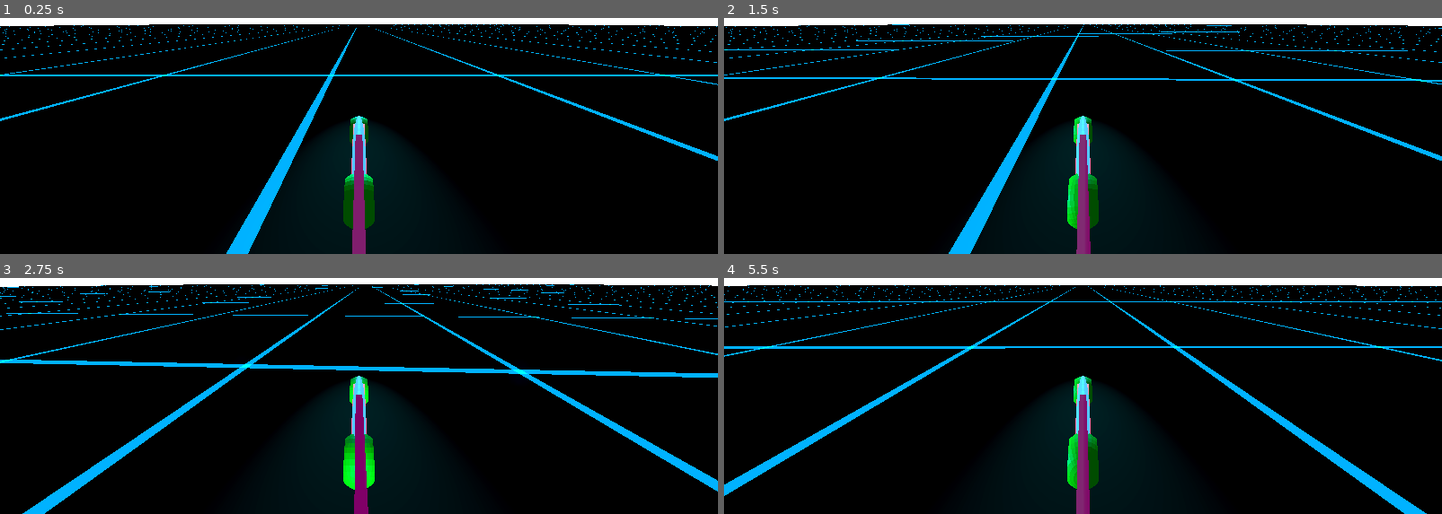
Above: before the commit, frames 1-4 (two rows, left to right).
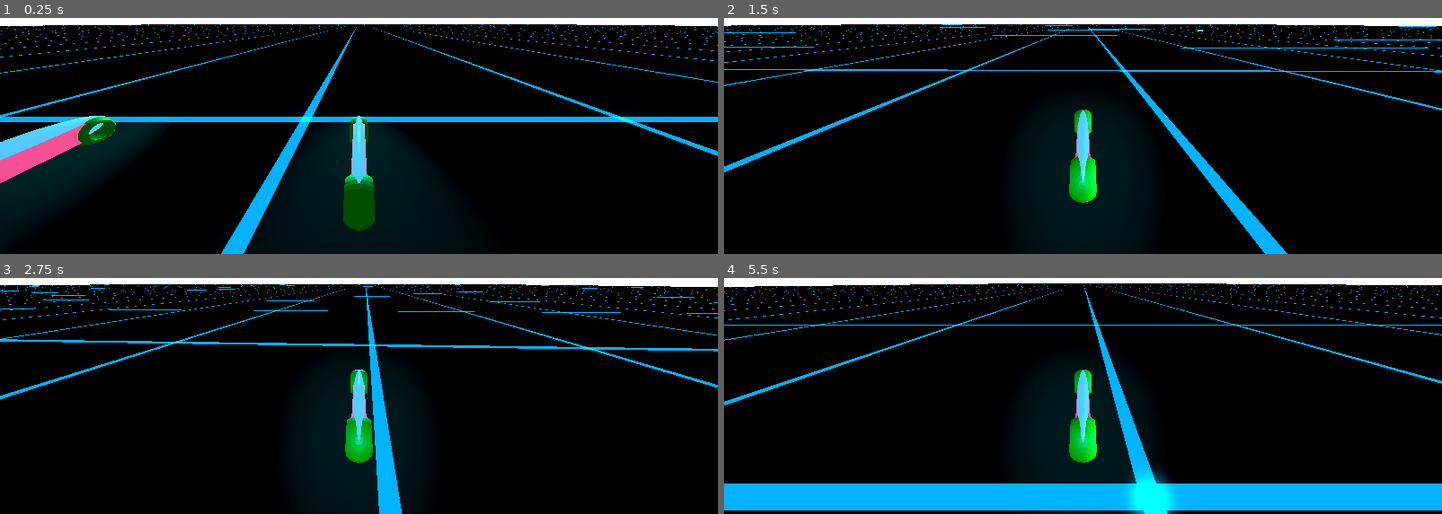
Above: after the commit, the same moments.

Repository: markcummins/godot-tron
Game: Godot game, scene res://Scenes/main.tscn
The game is run twice, just before and just after one commit, with the same random seed, the same clock (stepped at 60 frames per second) and the same inputs.
Inputs:
- Up to frame 1 (0.25 s): no input
- Up to frame 2 (1.5 s): hold D (turn_right) 0.53-1.28 s; hold Down (look_back, bound only after the commit) 0.53-1.28 s; hold S (move_backward) from 1.28 s (still down); tap Down (look_back, bound only after the commit) at 1.35 s
- Up to frame 3 (2.75 s): release S (move_backward) at 2.03 s; hold D (turn_right) from 2.03 s (still down); hold Down (look_back, bound only after the commit) from 2.03 s (still down)
- Up to frame 4 (5.5 s): release D (turn_right) at 2.78 s; release Down (look_back, bound only after the commit) at 2.78 s; hold W (move_forward) 2.78-3.53 s; tap Down (look_back, bound only after the commit) at 2.85, 4.35 s; hold Down (look_back, bound only after the commit) 3.53-4.28 s; hold A (turn_left) 3.53-5.03 s; hold S (move_backward) from 5.03 s (still down); hold Down (look_back, bound only after the commit) from 5.03 s (still down)

The runs differ from the first frame. In frame 1, 12% of the frame differs, in the area x 0-100%, y 2-100%; in frame 2, 9.5%; in frame 3, 11%; in frame 4, 20%.

Commit message:
Adding Bot Player LightCycles

Diff:
--- a/Scenes/LightCycle.tscn
+++ /dev/null
@@ -1,23 +0,0 @@
-[gd_scene load_steps=3 format=3 uid="uid://dmd31ug5s2vgo"]
-
-[ext_resource type="Script" path="res://Scripts/LightCycle.gd" id="1_kruft"]
-[ext_resource type="PackedScene" uid="uid://crpjddxtudeng" path="res://Scenes/LightCycleModel.tscn" id="2_r2gxy"]
-
-[node name="LightCycle" type="Node3D"]
-script = ExtResource("1_kruft")
-
-[node name="SpotLight3D" type="SpotLight3D" parent="."]
-transform = Transform3D(1, 0, 0, 0, 0.906308, 0.422618, 0, -0.422618, 0.906308, 0, 5, 10)
-light_color = Color(0.145098, 1, 1, 1)
-light_energy = 5.0
-light_indirect_energy = 3.0
-light_volumetric_fog_energy = 3.0
-light_specular = 2.0
-spot_range = 20.0
-spot_angle = 15.0
-
-[node name="LightCycleModel" parent="." instance=ExtResource("2_r2gxy")]
-
-[node name="Camera3D" type="Camera3D" parent="."]
-transform = Transform3D(-1, 1.51808e-08, -8.60946e-08, 0, 0.984808, 0.173648, 8.74228e-08, 0.173648, -0.984808, 0, 4, -4.5)
-fov = 100.0
--- /dev/null
+++ b/Scenes/LightCycleBot.tscn
@@ -0,0 +1,32 @@
+[gd_scene load_steps=5 format=3 uid="uid://cnbrvm3bpnmr4"]
+
+[ext_resource type="PackedScene" uid="uid://crpjddxtudeng" path="res://Scenes/LightCycleModel.tscn" id="1_6fokd"]
+[ext_resource type="Script" path="res://Scripts/LightCycleBot.gd" id="1_meleu"]
+[ext_resource type="AudioStream" uid="uid://cw85t0t54s3t2" path="res://Audio/engine.ogg" id="2_13jy1"]
+
+[sub_resource type="BoxShape3D" id="BoxShape3D_00eag"]
+
+[node name="LightCycleBot" type="Node3D"]
+script = ExtResource("1_meleu")
+
+[node name="SpotLight3D" type="SpotLight3D" parent="."]
+transform = Transform3D(1, 0, 0, 0, 0.906308, 0.422618, 0, -0.422618, 0.906308, 0, 5, 10)
+light_color = Color(0.145098, 1, 1, 1)
+light_energy = 5.0
+light_indirect_energy = 3.0
+light_volumetric_fog_energy = 3.0
+light_specular = 2.0
+spot_range = 20.0
+spot_angle = 15.0
+
+[node name="LightCycleModel" parent="." instance=ExtResource("1_6fokd")]
+
+[node name="AudioStreamPlayer3D" type="AudioStreamPlayer3D" parent="."]
+stream = ExtResource("2_13jy1")
+
+[node name="LightCycleCollider" type="Area3D" parent="."]
+transform = Transform3D(1, 0, 0, 0, 1, 0, 0, 0, 1, 0, 0, 2.50893)
+collision_mask = 3
+
+[node name="CollisionShape3D" type="CollisionShape3D" parent="LightCycleCollider"]
+shape = SubResource("BoxShape3D_00eag")
--- /dev/null
+++ b/Scenes/LightCyclePlayer.tscn
@@ -0,0 +1,40 @@
+[gd_scene load_steps=5 format=3 uid="uid://dmd31ug5s2vgo"]
+
+[ext_resource type="Script" path="res://Scripts/LightCyclePlayer.gd" id="1_sldun"]
+[ext_resource type="PackedScene" uid="uid://crpjddxtudeng" path="res://Scenes/LightCycleModel.tscn" id="2_r2gxy"]
+[ext_resource type="AudioStream" uid="uid://cw85t0t54s3t2" path="res://Audio/engine.ogg" id="3_5egcc"]
+
+[sub_resource type="BoxShape3D" id="BoxShape3D_00eag"]
+
+[node name="LightCyclePlayer" type="Node3D"]
+script = ExtResource("1_sldun")
+
+[node name="SpotLight3D" type="SpotLight3D" parent="."]
+transform = Transform3D(1, 0, 0, 0, 0.906308, 0.422618, 0, -0.422618, 0.906308, 0, 5, 10)
+light_color = Color(0.145098, 1, 1, 1)
+light_energy = 5.0
+light_indirect_energy = 3.0
+light_volumetric_fog_energy = 3.0
+light_specular = 2.0
+spot_range = 20.0
+spot_angle = 15.0
+
+[node name="LightCycleModel" parent="." instance=ExtResource("2_r2gxy")]
+
+[node name="CameraForwards" type="Camera3D" parent="."]
+transform = Transform3D(-1, 1.51808e-08, -8.60946e-08, 0, 0.984808, 0.173648, 8.74228e-08, 0.173648, -0.984808, 0, 4, -4.5)
+fov = 100.0
+
+[node name="CameraBackwards" type="Camera3D" parent="."]
+transform = Transform3D(1, 0, 0, 0, 0.984808, 0.173648, 0, -0.173648, 0.984808, 0, 4, 5.05612)
+fov = 100.0
+
+[node name="AudioStreamPlayer3D" type="AudioStreamPlayer3D" parent="."]
+stream = ExtResource("3_5egcc")
+
+[node name="LightCycleCollider" type="Area3D" parent="."]
+transform = Transform3D(1, 0, 0, 0, 1, 0, 0, 0, 1, 0, 0, 2.50893)
+collision_mask = 3
+
+[node name="CollisionShape3D" type="CollisionShape3D" parent="LightCycleCollider"]
+shape = SubResource("BoxShape3D_00eag")
--- a/Scenes/LightCycleScene.tscn
+++ /dev/null
@@ -1,13 +0,0 @@
-[gd_scene load_steps=4 format=3 uid="uid://bcvbx8ke04n3b"]
-
-[ext_resource type="PackedScene" uid="uid://dmd31ug5s2vgo" path="res://Scenes/LightCycle.tscn" id="1_3b5yv"]
-[ext_resource type="PackedScene" uid="uid://bj3g8tfas3mci" path="res://Scenes/LightCycleTrail.tscn" id="2_urxli"]
-[ext_resource type="Script" path="res://Scripts/LightCycleTrail.gd" id="3_ggoj7"]
-
-[node name="LightCycleScene" type="Node3D"]
-
-[node name="LightCycle" parent="." instance=ExtResource("1_3b5yv")]
-
-[node name="LightCycleTrail" parent="." instance=ExtResource("2_urxli")]
-transform = Transform3D(1, 0, 0, 0, 1, 0, 0, 0, 1, 0, -0.25, 0)
-script = ExtResource("3_ggoj7")
--- /dev/null
+++ b/Scenes/LightCycleSceneBot.tscn
@@ -0,0 +1,10 @@
+[gd_scene load_steps=3 format=3 uid="uid://b4v44wio4k8bo"]
+
+[ext_resource type="PackedScene" uid="uid://cnbrvm3bpnmr4" path="res://Scenes/LightCycleBot.tscn" id="1_5udw2"]
+[ext_resource type="PackedScene" uid="uid://bj3g8tfas3mci" path="res://Scenes/LightCycleTrail.tscn" id="3_f7mgk"]
+
+[node name="LightCycleSceneBot" type="Node3D"]
+
+[node name="LightCycleBot" parent="." instance=ExtResource("1_5udw2")]
+
+[node name="LightCycleTrail" parent="." instance=ExtResource("3_f7mgk")]
--- /dev/null
+++ b/Scenes/LightCycleScenePlayer.tscn
@@ -0,0 +1,10 @@
+[gd_scene load_steps=3 format=3 uid="uid://bcvbx8ke04n3b"]
+
+[ext_resource type="PackedScene" uid="uid://dmd31ug5s2vgo" path="res://Scenes/LightCyclePlayer.tscn" id="1_3b5yv"]
+[ext_resource type="PackedScene" uid="uid://bj3g8tfas3mci" path="res://Scenes/LightCycleTrail.tscn" id="2_urxli"]
+
+[node name="LightCycleScenePlayer" type="Node3D"]
+
+[node name="LightCyclePlayer" parent="." instance=ExtResource("1_3b5yv")]
+
+[node name="LightCycleTrail" parent="." instance=ExtResource("2_urxli")]
--- a/Scenes/LightCycleTrail.tscn
+++ b/Scenes/LightCycleTrail.tscn
@@ -1,4 +1,6 @@
-[gd_scene load_steps=3 format=3 uid="uid://bj3g8tfas3mci"]
+[gd_scene load_steps=5 format=3 uid="uid://bj3g8tfas3mci"]
+
+[ext_resource type="Script" path="res://Scripts/LightCycleTrail.gd" id="1_pp276"]
 
 [sub_resource type="StandardMaterial3D" id="StandardMaterial3D_lmaoo"]
 albedo_color = Color(0.876353, 0.000282816, 0.794985, 1)
@@ -6,7 +8,18 @@
 [sub_resource type="BoxMesh" id="BoxMesh_t34py"]
 material = SubResource("StandardMaterial3D_lmaoo")
 
+[sub_resource type="BoxShape3D" id="BoxShape3D_6h5ha"]
+
 [node name="LightCycleTrail" type="Node3D"]
+script = ExtResource("1_pp276")
 
 [node name="MeshInstance3D" type="MeshInstance3D" parent="."]
+visible = false
 mesh = SubResource("BoxMesh_t34py")
+
+[node name="Area3D" type="Area3D" parent="."]
+
+[node name="CollisionShape3D" type="CollisionShape3D" parent="Area3D"]
+shape = SubResource("BoxShape3D_6h5ha")
+
+[connection signal="area_entered" from="Area3D" to="." method="_on_area_3d_area_entered"]
--- a/Scenes/main.tscn
+++ b/Scenes/main.tscn
@@ -1,6 +1,7 @@
-[gd_scene load_steps=6 format=3 uid="uid://bt0sdmu5kl0da"]
+[gd_scene load_steps=7 format=3 uid="uid://bt0sdmu5kl0da"]
 
-[ext_resource type="PackedScene" uid="uid://bcvbx8ke04n3b" path="res://Scenes/LightCycleScene.tscn" id="1_efkne"]
+[ext_resource type="PackedScene" uid="uid://bcvbx8ke04n3b" path="res://Scenes/LightCycleScenePlayer.tscn" id="1_efkne"]
+[ext_resource type="PackedScene" uid="uid://b4v44wio4k8bo" path="res://Scenes/LightCycleSceneBot.tscn" id="2_0wjhb"]
 [ext_resource type="Material" uid="uid://jmqg7fvfm40a" path="res://Materials/floor.tres" id="2_thesr"]
 
 [sub_resource type="Environment" id="Environment_jl37f"]
@@ -27,8 +28,11 @@
 light_indirect_energy = 2.0
 light_volumetric_fog_energy = 4.0
 
-[node name="Player" parent="." instance=ExtResource("1_efkne")]
-transform = Transform3D(1, 0, 0, 0, 1, 0, 0, 0, 1, 0, 0.669, 0)
+[node name="LightCycleScenePlayer" parent="." instance=ExtResource("1_efkne")]
+transform = Transform3D(1, 0, 0, 0, 1, 0, 0, 0, 1, 0, 0.5, 0)
+
+[node name="LightCycleSceneBot" parent="." instance=ExtResource("2_0wjhb")]
+transform = Transform3D(1, 0, 0, 0, 1, 0, 0, 0, 1, 10, 0.5, 0)
 
 [node name="Floor" type="MeshInstance3D" parent="."]
 mesh = SubResource("PlaneMesh_31kjp")
@@ -37,5 +41,3 @@
 
 [node name="CollisionShape3D" type="CollisionShape3D" parent="Floor/StaticBody3D"]
 shape = SubResource("ConcavePolygonShape3D_rkgdr")
-
-[node name="SpotLight3D" type="SpotLight3D" parent="."]
--- a/Scripts/LightCycle.gd
+++ /dev/null
@@ -1,39 +0,0 @@
-extends Node3D
-
-@export var max_speed: float = 60.0
-@export var min_speed: float = 40.0
-@export var friction: float = 2.0
-@export var acceleration: float = 10.0
-@export var turn_speed: float = 5.0
-
-@onready var trail_parent: Node3D = $"../LightCycleTrail"
-
-var velocity: float = 0.0
-var target_rotation: float = 0.0
-
-func _process(delta: float) -> void:
-	## Movement logic
-	var input_vector = 0.0
-	if Input.is_action_pressed("move_forward"):
-		input_vector += 1.0
-	if Input.is_action_pressed("move_backward"):
-		input_vector -= 1.0
-#
-	## Apply acceleration and deceleration
-	velocity = lerp(velocity, clamp(input_vector * max_speed, min_speed, max_speed), acceleration * delta)
-#
-	if input_vector == 0.0:
-		velocity = lerp(velocity, min_speed, friction * delta)
-#
-	translate(Vector3(0, 0, velocity * delta))
-#
-	if Input.is_action_just_pressed("turn_left"):
-		target_rotation += deg_to_rad(90)
-	if Input.is_action_just_pressed("turn_right"):
-		target_rotation -= deg_to_rad(90)
-#
-	rotation.y = lerp_angle(rotation.y, target_rotation, turn_speed * delta)
-#
-	trail_parent.call("update_trail", global_transform.origin)
-	## Update the trail with the bike's current position
-	#trail_parent.call("update_trail", global_transform.origin)
--- /dev/null
+++ b/Scripts/LightCycleBase.gd
@@ -0,0 +1,48 @@
+extends Node3D
+
+class_name LightCycleBase
+
+@export var max_speed: float = 60.0
+@export var min_speed: float = 40.0
+@export var friction: float = 2.0
+@export var acceleration: float = 10.0
+@export var turn_speed: float = 5.0
+
+@onready var light_cycle_scene: Node3D = $".."
+
+@onready var trail_parent: Node3D = $"../LightCycleTrail"
+
+@onready var audio_stream_player_3d: AudioStreamPlayer3D = $AudioStreamPlayer3D
+
+var velocity: float = 0.0
+var target_rotation: float = 0.0
+
+func ready_extend():
+	audio_stream_player_3d.stream.loop = true
+	audio_stream_player_3d.play()
+
+func process_extend(delta):
+	translate(Vector3(0, 0, velocity * delta))
+	rotation.y = lerp_angle(rotation.y, target_rotation, turn_speed * delta)
+
+	trail_parent.call("update_trail", transform.origin)
+
+	engine_pitch_adjust()
+
+func turn_left(delta):
+	target_rotation += deg_to_rad(90)
+
+func turn_right(delta):
+	target_rotation -= deg_to_rad(90)
+	rotation.y = lerp_angle(rotation.y, target_rotation, turn_speed * delta)
+
+func kaboom():
+	print('kablam')
+	queue_free()
+
+func engine_pitch_adjust():
+	var l1 = 3.0
+	var l2 = 3.05
+	var weight = velocity
+
+	audio_stream_player_3d.pitch_scale = lerp(l1, l2, weight)
--- /dev/null
+++ b/Scripts/LightCycleBot.gd
@@ -0,0 +1,30 @@
+extends LightCycleBase
+
+class_name LightCycleBot
+
+var turn = false
+
+func _ready():
+	random_turn()
+	ready_extend()
+
+func random_turn():
+	while true:
+		await get_tree().create_timer(randf_range(2.0, 7.0)).timeout
+		turn = true
+
+func _process(delta: float) -> void:
+	var input_vector = 0.0
+
+	velocity = lerp(velocity, clamp(input_vector * max_speed, min_speed, max_speed), acceleration * delta)
+#
+	if input_vector == 0.0:
+		velocity = lerp(velocity, min_speed, friction * delta)
+#
+	translate(Vector3(0, 0, velocity * delta))
+
+	if(turn):
+		turn_left(delta) if randi() % 2 == 0 else turn_right(delta)
+		turn = false
+
+	process_extend(delta)
--- /dev/null
+++ b/Scripts/LightCyclePlayer.gd
@@ -0,0 +1,42 @@
+extends LightCycleBase
+
+class_name LightCyclePlayer
+
+@onready var camera_forwards: Camera3D = $CameraForwards
+@onready var camera_backwards: Camera3D = $CameraBackwards
+
+func _ready():
+	ready_extend()
+
+func _process(delta: float) -> void:
+	if (Input.is_action_pressed("look_back")):
+		camera_back()
+	elif(camera_forwards.current == false):
+		camera_forward()
+
+	var input_vector = 0.0
+	if Input.is_action_pressed("move_forward"):
+		input_vector += 1.0
+
+	## Apply acceleration and deceleration
+	velocity = lerp(velocity, clamp(input_vector * max_speed, min_speed, max_speed), acceleration * delta)
+#
+	if input_vector == 0.0:
+		velocity = lerp(velocity, min_speed, friction * delta)
+#
+	translate(Vector3(0, 0, velocity * delta))
+
+	if Input.is_action_just_pressed("turn_left"):
+		turn_left(delta)
+	if Input.is_action_just_pressed("turn_right"):
+		turn_right(delta)
+
+	process_extend(delta)
+
+func camera_back():
+	camera_forwards.current = false
+	camera_backwards.current = true
+
+func camera_forward():
+	camera_forwards.current = true
+	camera_backwards.current = false
--- a/Scripts/LightCycleTrail.gd
+++ b/Scripts/LightCycleTrail.gd
@@ -4,18 +4,27 @@
 var trail_points: Array = []
 var st: SurfaceTool = SurfaceTool.new()
 
-@export var update_frequency: int = 5
+@export var update_frequency: int = 3
 @export var minimum_trail_points: int = 100
 
 @export var trail_width: float = 0.1
 @export var trail_height: float = 1.0
 
+var colliding_bodies: Array = []
+
 @onready var light_trail: MeshInstance3D = $MeshInstance3D
+@onready var trail_collision: Area3D = $Area3D
 
 func _ready():
 	var lt_material = load("res://Materials/LightTrall.tres")
 	if lt_material:
 		light_trail.material_override = lt_material
+
+func _on_area_3d_area_entered(area: Area3D) -> void:
+	if(area.name  == "LightCycleCollider"):
+		#var lightCycle = area.get_parent() as LightCycle
+		#lightCycle.kaboom()
+		print('@todo')
 
 func update_trail(bike_position: Vector3) -> void:
 	frame_counter += 1
@@ -23,6 +32,7 @@
 		return
 
 	frame_counter = 0
+	#print(bike_position)
 
 	var flat_position = Vector3(bike_position.x, 0, bike_position.z)
 
@@ -33,9 +43,9 @@
 
 	var is_moving_x = trail_points[-1].x == flat_position.x
 	var is_moving_y = trail_points[-1].z == flat_position.z
-	#
-	if is_moving_x or is_moving_y:
-		trail_points.pop_back()
+
+	#if trail_points.size() > 3 && (is_moving_x or is_moving_y):
+		#trail_points.pop_back()
 
 	trail_points.append(flat_position)
 	draw_trail()
@@ -47,6 +57,44 @@
 	draw_trail()
 
 func draw_trail():
+	#draw_trail_path()
+	draw_trail_collision_path()
+
+var last_collision_index: int = 0
+
+func draw_trail_collision_path():
+	# Ensure there are enough points to form a trail
+	if trail_points.size() < 2:
+		return
+
+	# Generate collision shapes only for new segments
+	for i in range(last_collision_index, trail_points.size() - 1):
+		var current_point = trail_points[i]
+		var next_point = trail_points[i + 1]
+
+		# Skip very small segments for performance
+		if (next_point - current_point).length() < 0.01:
+			continue
+
+		# Calculate midpoint and orientation
+		var midpoint = (current_point + next_point) / 2
+		var direction = (next_point - current_point).normalized()
+		var basis = Basis().looking_at(direction, Vector3.UP)
+		var shape_transform = Transform3D(basis, midpoint)
+
+		# Create and configure the collision shape
+		var box_shape = BoxShape3D.new()
+		box_shape.size = Vector3(trail_width * 2, trail_height, 1)
+
+		# Add to StaticBody3D
+		var shape_owner_id = trail_collision.create_shape_owner(trail_collision)
+		trail_collision.shape_owner_add_shape(shape_owner_id, box_shape)
+		trail_collision.shape_owner_set_transform(shape_owner_id, shape_transform)
+
+	# Update the last processed index
+	last_collision_index = trail_points.size() - 1
+
+func draw_trail_path():
 	# Ensure we have enough points to form a trail
 	if trail_points.size() < 2:
 		return
--- a/project.godot
+++ b/project.godot
@@ -18,6 +18,10 @@
 [debug]
 
 settings/stdout/print_fps=true
+
+[display]
+
+window/stretch/scale=0.75
 
 [input]
 
@@ -41,6 +45,17 @@
 "events": [Object(InputEventKey,"resource_local_to_scene":false,"resource_name":"","device":-1,"window_id":0,"alt_press …(192 unchanged characters)…
 ]
 }
+look_back={
+"deadzone": 0.5,
+"events": [Object(InputEventKey,"resource_local_to_scene":false,"resource_name":"","device":-1,"window_id":0,"alt_pressed":false,"shift_pressed":false,"ctrl_pressed":false,"meta_pressed":false,"pressed":false,"keycode":0,"physical_keycode":4194322,"key_label":0,"unicode":0,"location":0,"echo":false,"script":null)
+, Object(InputEventKey,"resource_local_to_scene":false,"resource_name":"","device":-1,"window_id":0,"alt_pressed":false,"shift_pressed":false,"ctrl_pressed":false,"meta_pressed":false,"pressed":false,"keycode":0,"physical_keycode":83,"key_label":0,"unicode":115,"location":0,"echo":false,"script":null)
+]
+}
+
+[layer_names]
+
+3d_physics/layer_1="LightCycle"
+3d_physics/layer_2="LightCycleTrail"
 
 [rendering]
 
Not shown, added: Audio/engine.ogg.import
Not shown, added: Audio/engine.ogg
